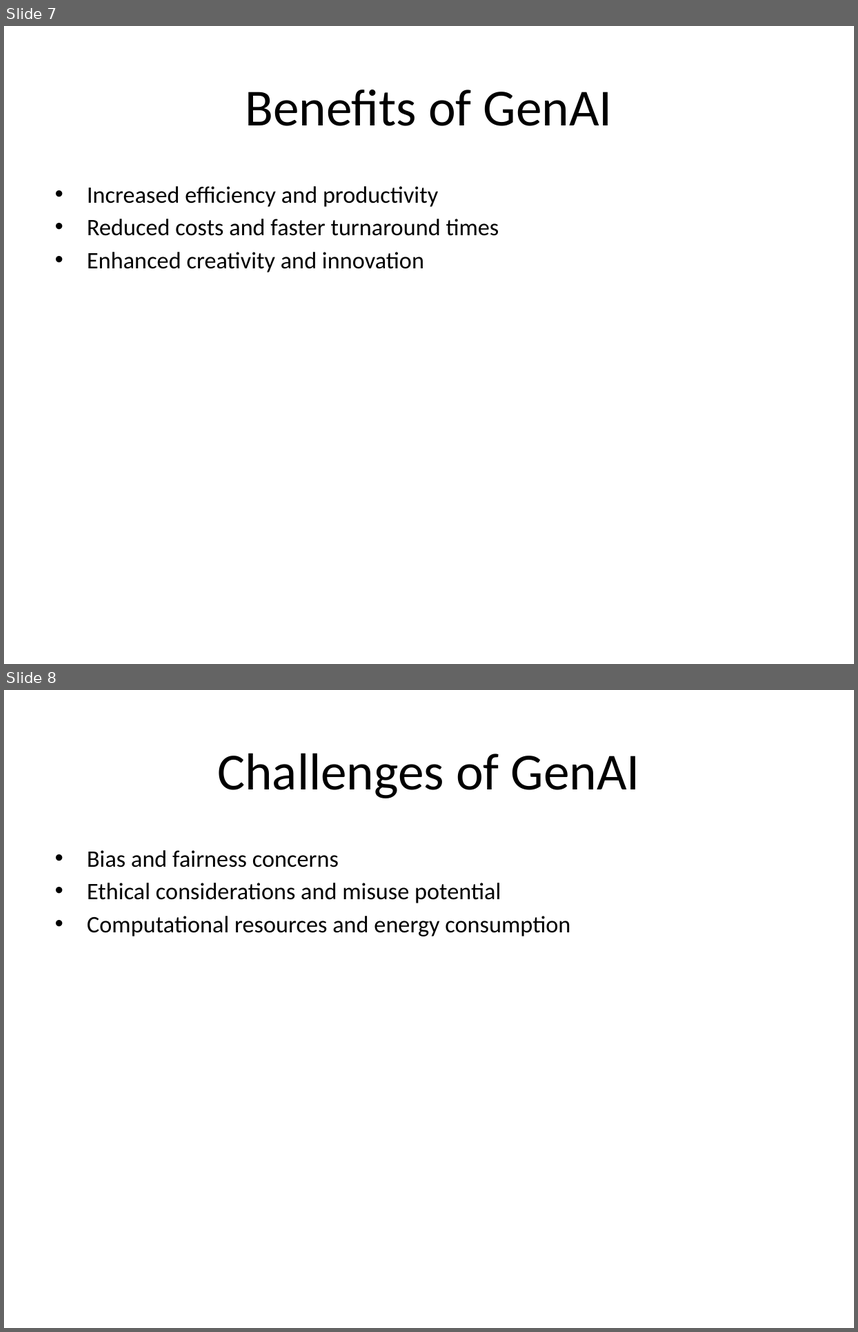
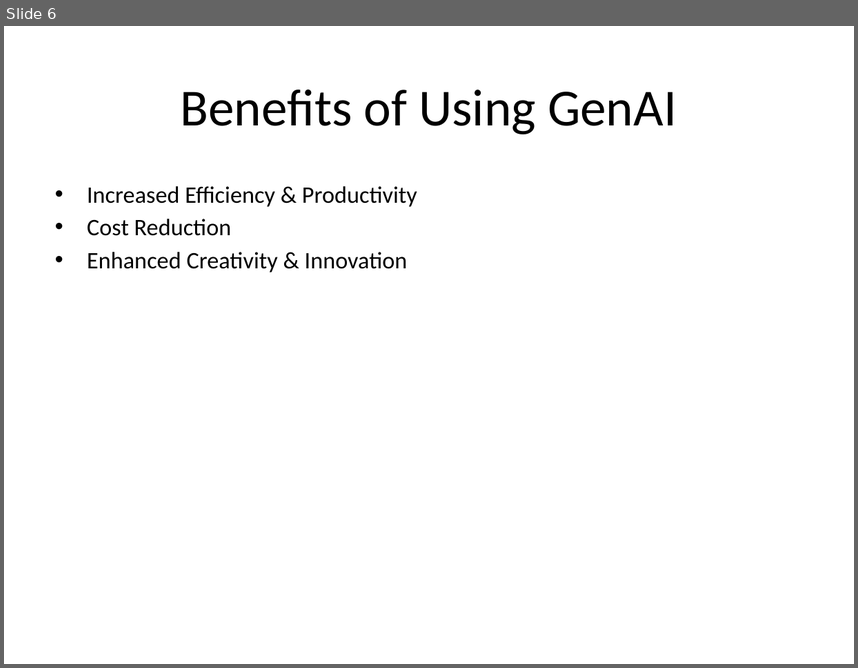
Before and after one commit to AkashAk2/fabric, a slide deck: services/agno_service/output.pptx. Shown one above the other, each under a label of ours: slides 7 and 8 before the commit, slide 6 after it. The pictures are 858x1332 and 858x668 pixels, drawn with LibreOffice and Linux fonts; fonts in the diff are those of the drawing. Boxes give left, top, right and bottom in pixels: in the first picture for what was removed or moved away, otherwise in the second. Text is boxed around its words. In the diff, an @@ line names an element or a change of style, - is before the commit and + after.

```diff
--- a/services/agno_service/output.pptx
+++ b/services/agno_service/output.pptx
@@ slide 8 removed at (x1=4, y1=690, x2=854, y2=1328), background #FFFFFF @@
@@ title removed at (x1=217, y1=753, x2=640, y2=798) @@
-Challenges of GenAI
@@ text removed at (x1=87, y1=850, x2=570, y2=936) @@
-• Bias and fairness concerns
-• Ethical considerations and misuse potential
-• Computational resources and energy consumption
@@ what was slide 7 is now slide 6 @@
@@ slide 6 changed as well @@
@@ title at (x1=181, y1=89, x2=677, y2=134): text changed @@
-Benefits of GenAI
+Benefits of Using GenAI
@@ text at (x1=87, y1=186, x2=417, y2=272): text changed @@
-• Increased efficiency and productivity
-• Reduced costs and faster turnaround times
-• Enhanced creativity and innovation
+• Increased Efficiency & Productivity
+• Cost Reduction
+• Enhanced Creativity & Innovation
```
Also in this commit, not shown: 5 other slides changed, 4 slides added, 6 other slides removed, 3 other files.
